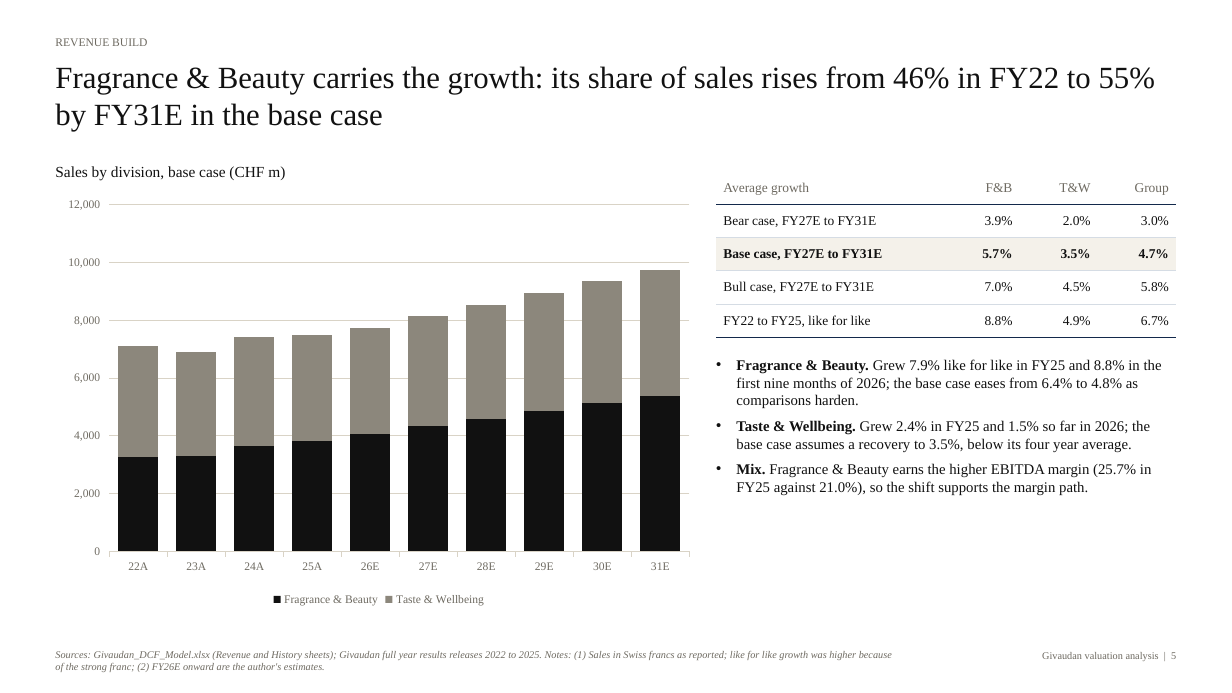
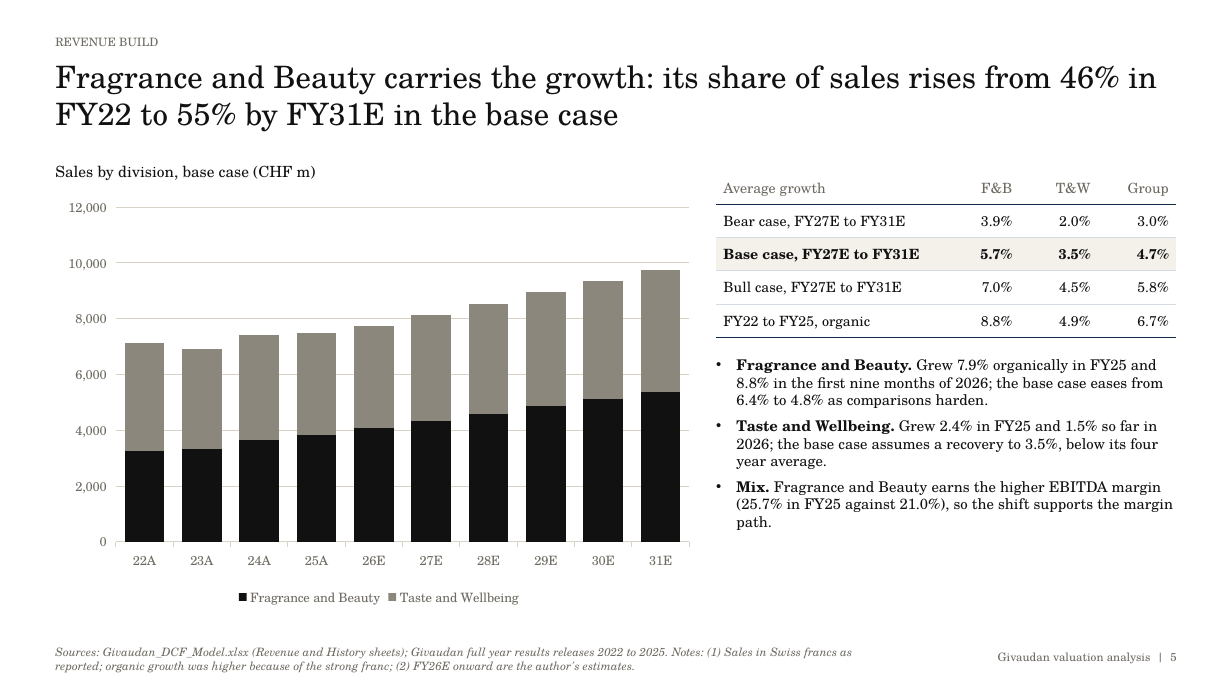
Before and after one commit to pascalielric/financelab, a slide deck: slide 5 of downloads/Givaudan_Valuation_Deck.pptx. Drawn at 1232x693 pixels with LibreOffice and Linux fonts; fonts in the diff are those of the drawing. Boxes give left, top, right and bottom in pixels: in the first picture for what was removed or moved away, otherwise in the second. Text is boxed around its words. In the diff, an @@ line names an element or a change of style, - is before the commit and + after.

```diff
--- a/downloads/Givaudan_Valuation_Deck.pptx
+++ b/downloads/Givaudan_Valuation_Deck.pptx
@@ text "REVENUE BUILD" at bbox=[55, 37, 158, 46]: font Times New Roman to TeX Gyre Schola @@
@@ text at bbox=[55, 65, 1157, 132]: text changed; font Times New Roman to TeX Gyre Schola @@
-Fragrance & Beauty carries the growth: its share of sales rises from 46% in FY22 to 55% by FY31E in the base case
+Fragrance and Beauty carries the growth: its share of sales rises from 46% in FY22 to 55% by FY31E in the base case
@@ text "Sales by division, base case ..." at bbox=[55, 165, 316, 180]: font Times New Roman to TeX Gyre Schola @@
@@ table at bbox=[716, 171, 1177, 337] @@
-row 5, column 1: FY22 to FY25, like for like
+row 5, column 1: FY22 to FY25, organic
@@ size 10.5 to 11 pt, font Times New Roman to TeX Gyre Schola in "Average growth", "F&B", "T&W", "Group" and 15 more places @@
@@ column stacked chart at bbox=[55, 189, 702, 610] @@
-Fragrance & Beauty: 3300, 3300, 3700, 3800, 4100, 4300, 4600, 4900, 5100, 5400
+Fragrance and Beauty: 3300, 3300, 3700, 3800, 4100, 4300, 4600, 4900, 5100, 5400
-Taste & Wellbeing: 3900, 3600, 3800, 3600, 3700, 3800, 3900, 4100, 4200, 4400
+Taste and Wellbeing: 3900, 3600, 3800, 3600, 3700, 3800, 3900, 4100, 4200, 4400
@@ legend changed @@
@@ lettering changed @@
@@ text at bbox=[736, 359, 1173, 530]: text changed; font Times New Roman to TeX Gyre Schola @@
-• Fragrance & Beauty. Grew 7.9% like for like in FY25 and 8.8% in the first nine months of 2026; the base case eases from 6.4% to 4.8% as comparisons harden.
-• Taste & Wellbeing. Grew 2.4% in FY25 and 1.5% so far in 2026; the base case assumes a recovery to 3.5%, below its four year average.
-• Mix. Fragrance & Beauty earns the higher EBITDA margin (25.7% in FY25 against 21.0%), so the shift supports the margin path.
+• Fragrance and Beauty. Grew 7.9% organically in FY25 and 8.8% in the first nine months of 2026; the base case eases from 6.4% to 4.8% as comparisons harden.
+• Taste and Wellbeing. Grew 2.4% in FY25 and 1.5% so far in 2026; the base case assumes a recovery to 3.5%, below its four year average.
+• Mix. Fragrance and Beauty earns the higher EBITDA margin (25.7% in FY25 against 21.0%), so the shift supports the margin path.
@@ text at bbox=[55, 647, 852, 673]: text changed; size 8 to 9 pt; font Times New Roman to TeX Gyre Schola @@
-Sources: Givaudan_DCF_Model.xlsx (Revenue and History sheets); Givaudan full year results releases 2022 to 2025. Notes: (1) Sales in Swiss francs as reported; like for like growth was higher because of the strong franc; (2) FY26E onward are the author's estimates.
+Sources: Givaudan_DCF_Model.xlsx (Revenue and History sheets); Givaudan full year results releases 2022 to 2025. Notes: (1) Sales in Swiss francs as reported; organic growth was higher because of the strong franc; (2) FY26E onward are the author's estimates.
@@ text "Givaudan valuation analysis | 5" at bbox=[998, 652, 1176, 664]: size 8 to 9 pt, font Times New Roman to TeX Gyre Schola @@
```
Also in this commit, not shown: 13 other slides changed, 11 other files.
